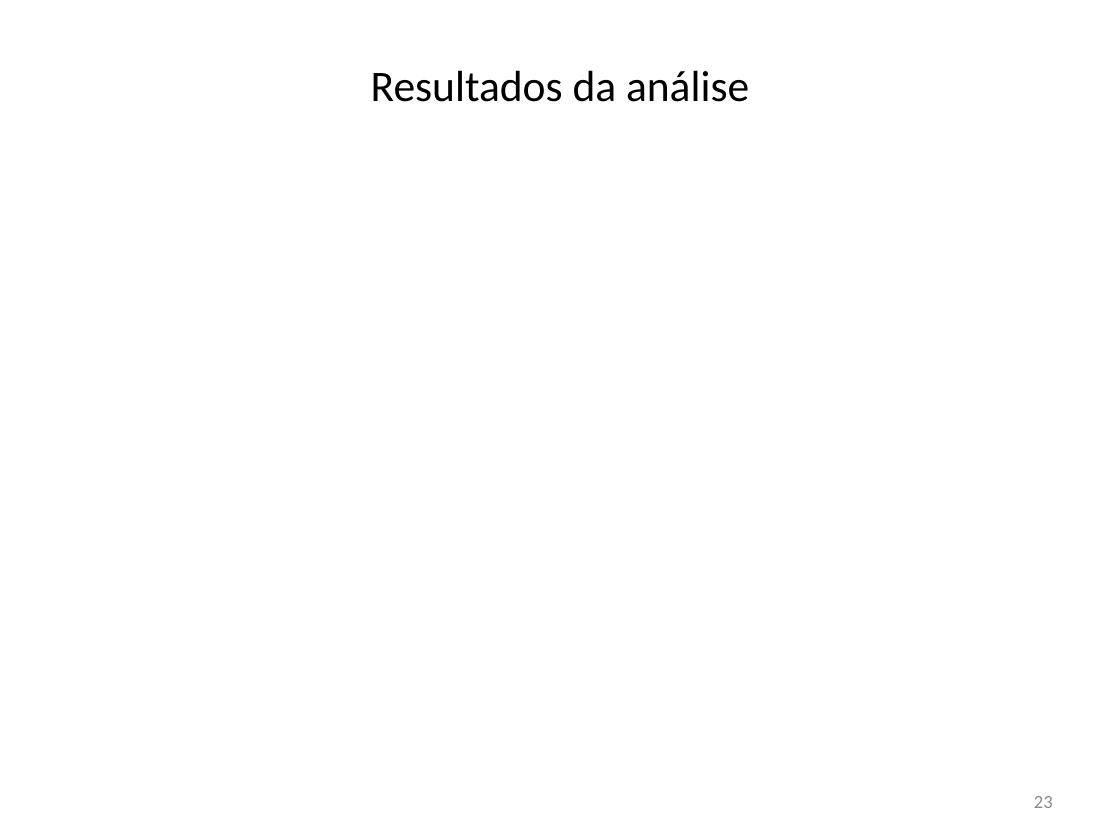
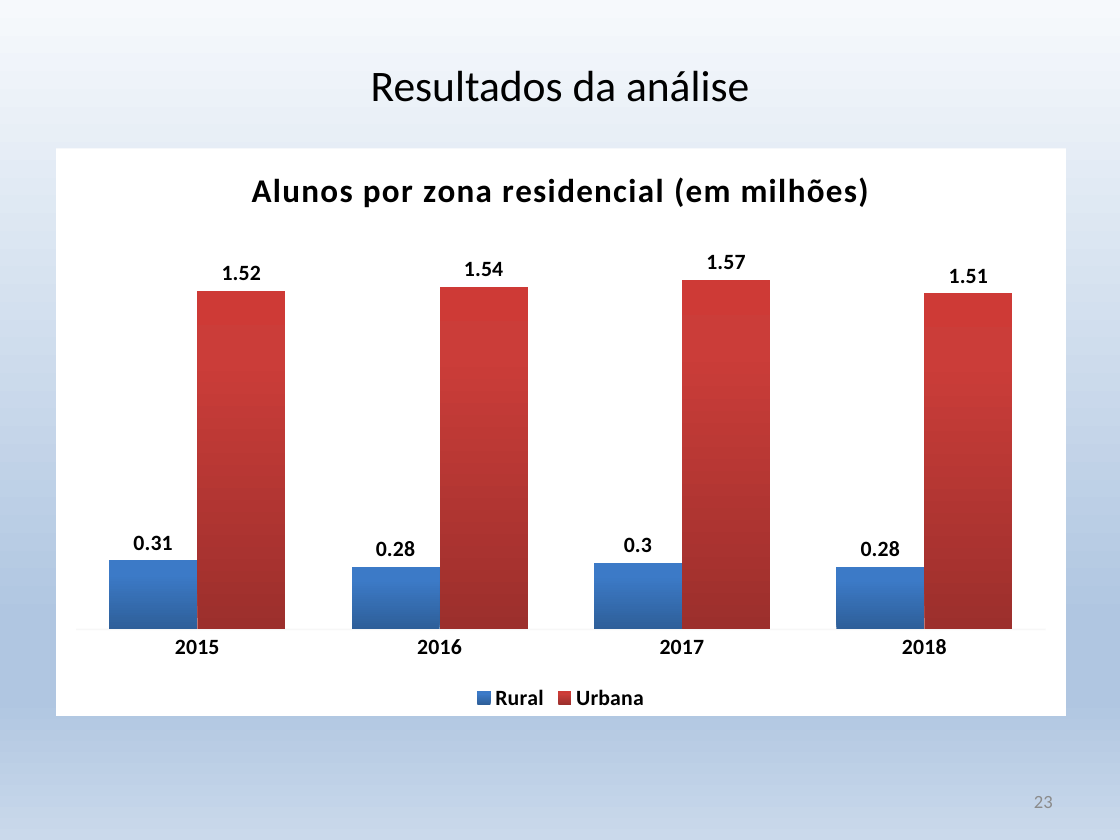
Before and after one commit to krieggerms/Analise-da-Insercao-do-Aluno-Negro-com-BI, a slide deck: slide 23 of APRESENTAÇÃO TCC.pptx. Drawn at 1120x840 pixels with LibreOffice and Linux fonts; fonts in the diff are those of the drawing; background and template pictures are left out. Boxes give left, top, right and bottom in pixels: in the first picture for what was removed or moved away, otherwise in the second. Text is boxed around its words. In the diff, an @@ line names an element or a change of style, - is before the commit and + after.

```diff
--- a/APRESENTAÇÃO TCC.pptx
+++ b/APRESENTAÇÃO TCC.pptx
@@ background picture (left out) to gradient #F6F9FC to #B0C6E1 to #CAD9EB @@
@@ column chart added at bbox=[56, 148, 1066, 716] @@
+title "Alunos por zona residencial (em milhões) "
+categories: 2015, 2016, 2017, 2018
+Rural: 0.31, 0.28, 0.3, 0.28
+Urbana: 1.52, 1.54, 1.57, 1.51
```
Also in this commit, not shown: 24 other slides changed.
